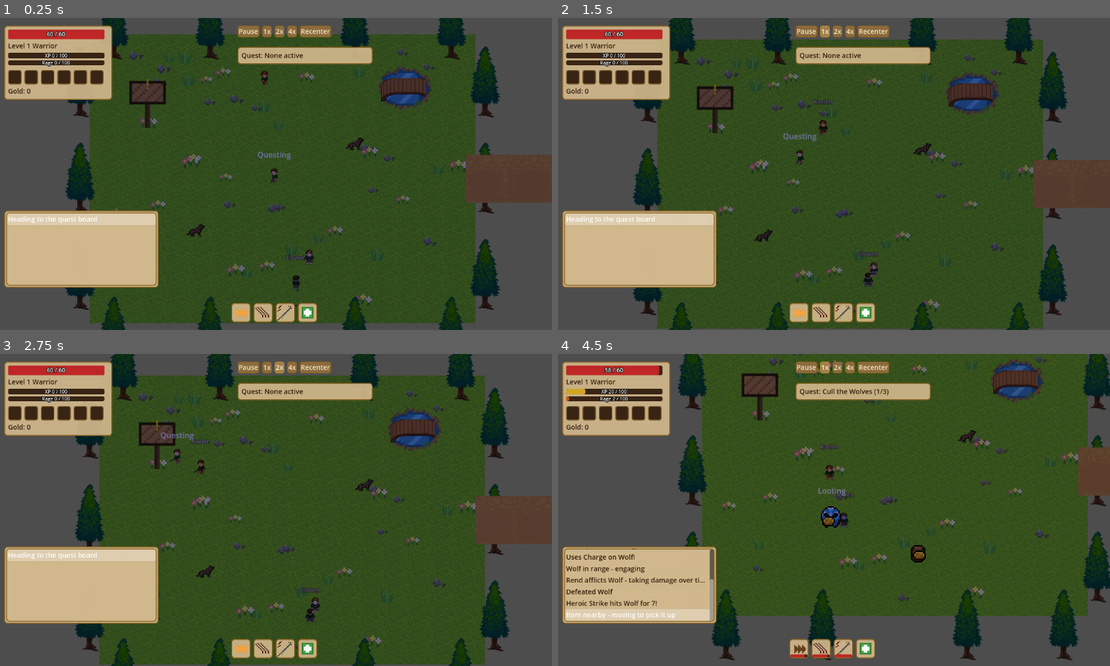
Above: before the commit, frames 1-4 (two rows, left to right).
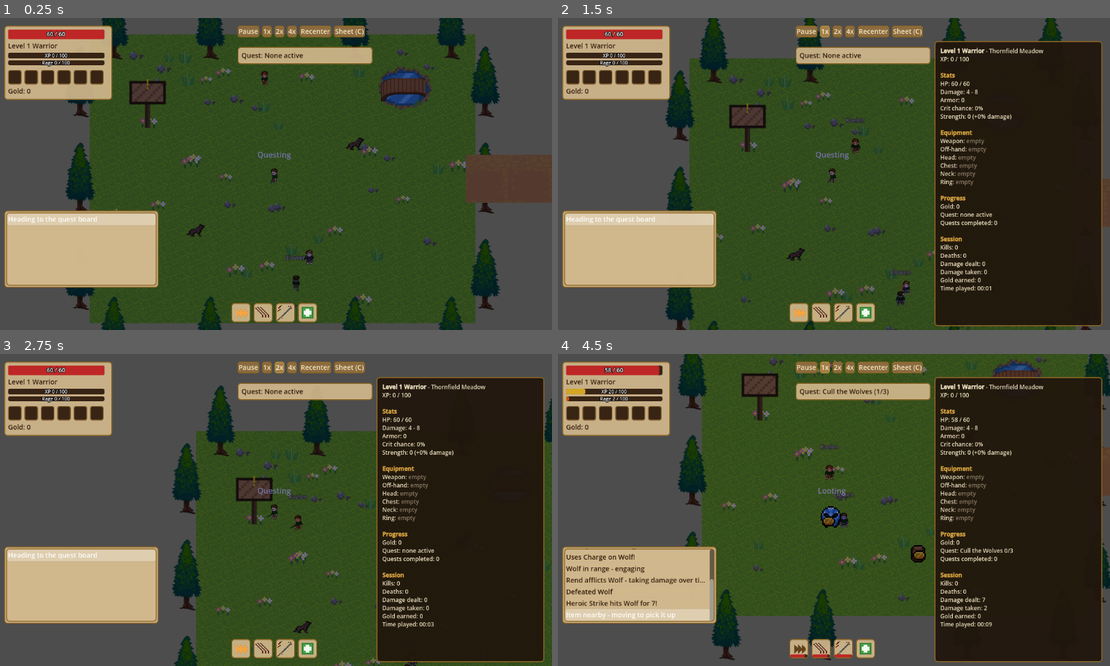
Above: after the commit, the same moments.

Repository: HexaLoid/ai-world-spectator
Game: Godot game, scene res://scenes/Main.tscn
Same seed, same stepped clock (60 frames per second), same inputs: the game is played once before the commit and once after it.
Inputs (mouse positions are in pixels of both pictures, inside the frame that each line leads up to):
- Up to frame 1 (0.25 s): no input
- Up to frame 2 (1.5 s): click (905, 30) at 0.5 s, where only the run after the commit has a clickable "Sheet (C)"; click "1x" at 1.25 s
- Up to frame 3 (2.75 s): click "2x" at 2 s
- Up to frame 4 (4.5 s): click "4x" at 2.75 s; click "Recenter" at 3.5 s; click "1x" at 4.25 s

The runs differ from the first frame. In frame 1, 0.2% of the frame differs, in the area x 60-67%, y 2-7%; in frame 2, 40%; in frame 3, 52%, in the area x 13-100%, y 0-100%; in frame 4, 27%.

Commit message:
Add toggleable character sheet (C key / Sheet button)
Co-Authored-By: Claude Sonnet 5 <noreply@anthropic.com>

Diff:
--- a/scenes/ui/SpectatorUI.tscn
+++ b/scenes/ui/SpectatorUI.tscn
@@ -6,6 +6,7 @@
 [ext_resource type="Theme" path="res://assets/theme/spectator_theme.tres" id="4_theme"]
 [ext_resource type="Script" path="res://scripts/ui/quest_tracker.gd" id="6_questtracker"]
 [ext_resource type="Script" path="res://scripts/ui/ability_bar.gd" id="7_abilitybar"]
+[ext_resource type="Script" path="res://scripts/ui/character_sheet.gd" id="8_charsheet"]
 
 [sub_resource type="StyleBoxFlat" id="StyleBoxFlat_xpfill"]
 bg_color = Color(0.82, 0.65, 0.15, 1)
@@ -149,7 +150,35 @@
 [node name="RecenterButton" type="Button" parent="SpeedControl"]
 text = "Recenter"
 
+[node name="SheetButton" type="Button" parent="SpeedControl"]
+text = "Sheet (C)"
+
 [node name="AbilityBar" type="HBoxContainer" parent="."]
 position = Vector2(487, 592)
 theme = ExtResource("4_theme")
 script = ExtResource("7_abilitybar")
+
+[node name="CharacterSheet" type="Panel" parent="."]
+visible = false
+anchors_preset = 1
+anchor_left = 1.0
+anchor_right = 1.0
+offset_left = -364.0
+offset_top = 48.0
+offset_right = -16.0
+offset_bottom = 640.0
+grow_horizontal = 0
+theme = ExtResource("4_theme")
+script = ExtResource("8_charsheet")
+
+[node name="Body" type="RichTextLabel" parent="CharacterSheet"]
+anchors_preset = 15
+anchor_right = 1.0
+anchor_bottom = 1.0
+offset_left = 12.0
+offset_top = 12.0
+offset_right = -12.0
+offset_bottom = -12.0
+bbcode_enabled = true
+theme_override_font_sizes/normal_font_size = 12
+theme_override_font_sizes/bold_font_size = 12
--- /dev/null
+++ b/scripts/ui/character_sheet.gd
@@ -0,0 +1,50 @@
+extends Panel
+
+## Toggleable character sheet: press C or click the Sheet button. Polls the
+## character's snapshot twice a second while visible, so it needs no signals.
+
+const REFRESH_INTERVAL_S := 0.5
+const BODY_COLOR := Color(0.93, 0.88, 0.75, 1.0)
+
+@onready var body: RichTextLabel = $Body
+@onready var sheet_button: Button = get_node("../SpeedControl/SheetButton")
+
+var refresh_timer := Timer.new()
+
+func _ready() -> void:
+	# A dark panel (instead of the parchment theme) so the rarity colors in
+	# the body text stay readable.
+	var style := StyleBoxFlat.new()
+	style.bg_color = Color(0.13, 0.09, 0.05, 0.95)
+	style.set_border_width_all(2)
+	style.border_color = Color(0.55, 0.4, 0.15, 1.0)
+	style.set_corner_radius_all(6)
+	add_theme_stylebox_override("panel", style)
+	body.add_theme_color_override("default_color", BODY_COLOR)
+	refresh_timer.wait_time = REFRESH_INTERVAL_S
+	refresh_timer.timeout.connect(_refresh)
+	add_child(refresh_timer)
+	sheet_button.pressed.connect(toggle)
+	visibility_changed.connect(_on_visibility_changed)
+
+func toggle() -> void:
+	visible = not visible
+
+func _unhandled_input(event: InputEvent) -> void:
+	if event is InputEventKey and event.pressed and not event.echo and event.keycode == KEY_C:
+		toggle()
+		get_viewport().set_input_as_handled()
+
+func _on_visibility_changed() -> void:
+	if visible:
+		_refresh()
+		refresh_timer.start()
+	else:
+		refresh_timer.stop()
+
+func _refresh() -> void:
+	var character = GameState.character
+	if character == null:
+		body.text = "No character"
+		return
+	body.text = SheetText.build(character.get_sheet_snapshot())
Not shown: 1 places in scenes/ui/SpectatorUI.tscn that only renumber resources
Not shown, added: scripts/ui/character_sheet.gd.uid
